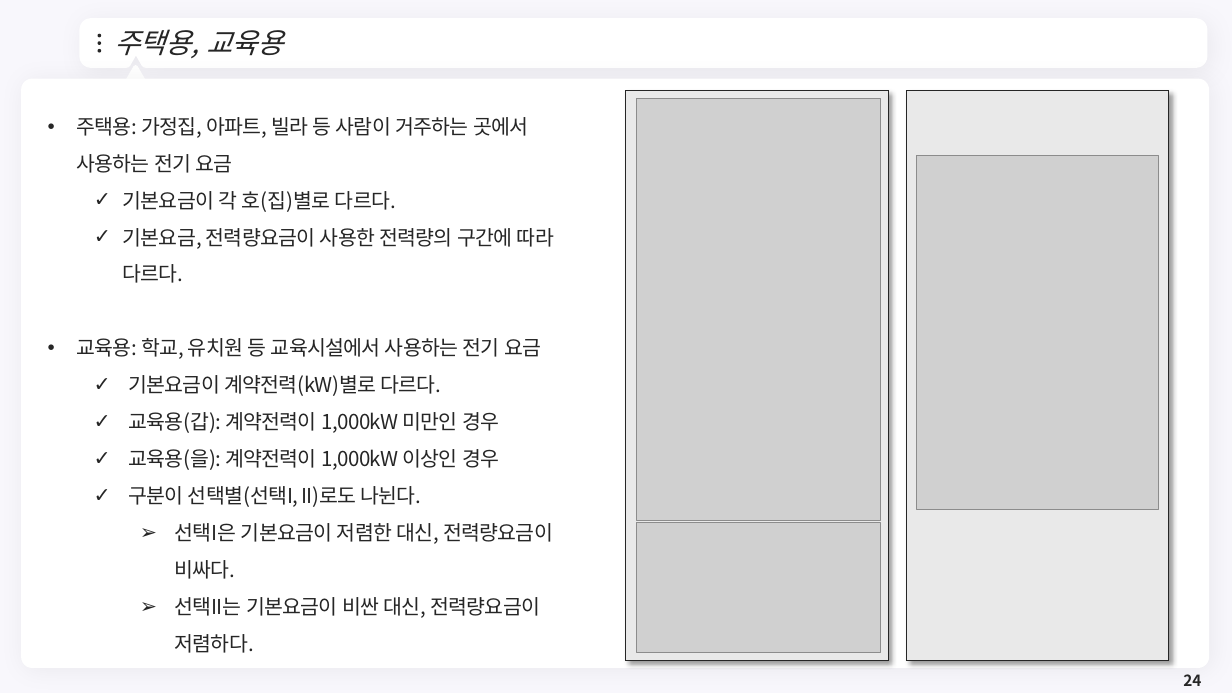
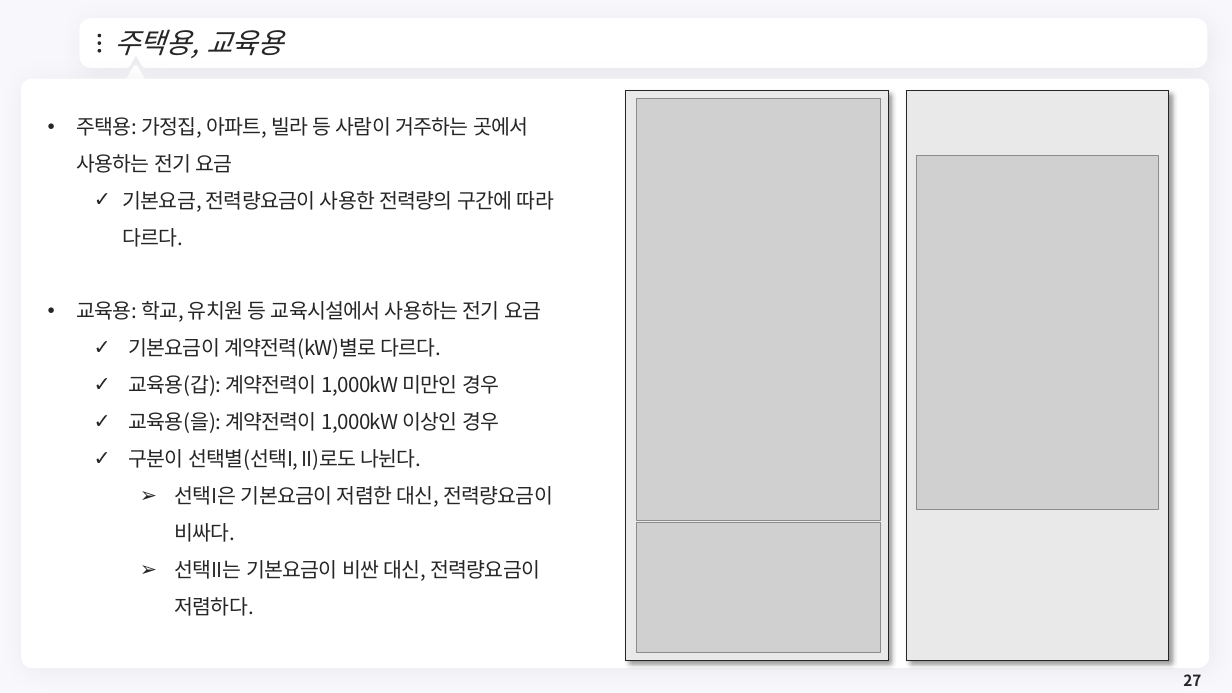
Before and after one commit to meandthey/Teaching, a slide deck: slide 27 of 에너지경제학/자원에너지경제학_Chapter_2.pptx (slide 24 before the commit). Drawn at 1232x693 pixels with LibreOffice and Linux fonts; fonts in the diff are those of the drawing; grey boxes stand for pictures; background and template pictures are left out. Boxes give left, top, right and bottom in pixels: in the first picture for what was removed or moved away, otherwise in the second. Text is boxed around its words. In the diff, an @@ line names an element or a change of style, - is before the commit and + after.

```diff
--- a/에너지경제학/자원에너지경제학_Chapter_2.pptx
+++ b/에너지경제학/자원에너지경제학_Chapter_2.pptx
@@ text at (123, 191, 396, 212): paragraph removed @@
-  ✓ 기본요금이 각 호(집)별로 다르다.
@@ page number at (1183, 674, 1201, 686): text changed @@
-24
+27
```
Also in this commit, not shown: 2 other slides changed, 5 slides added.
